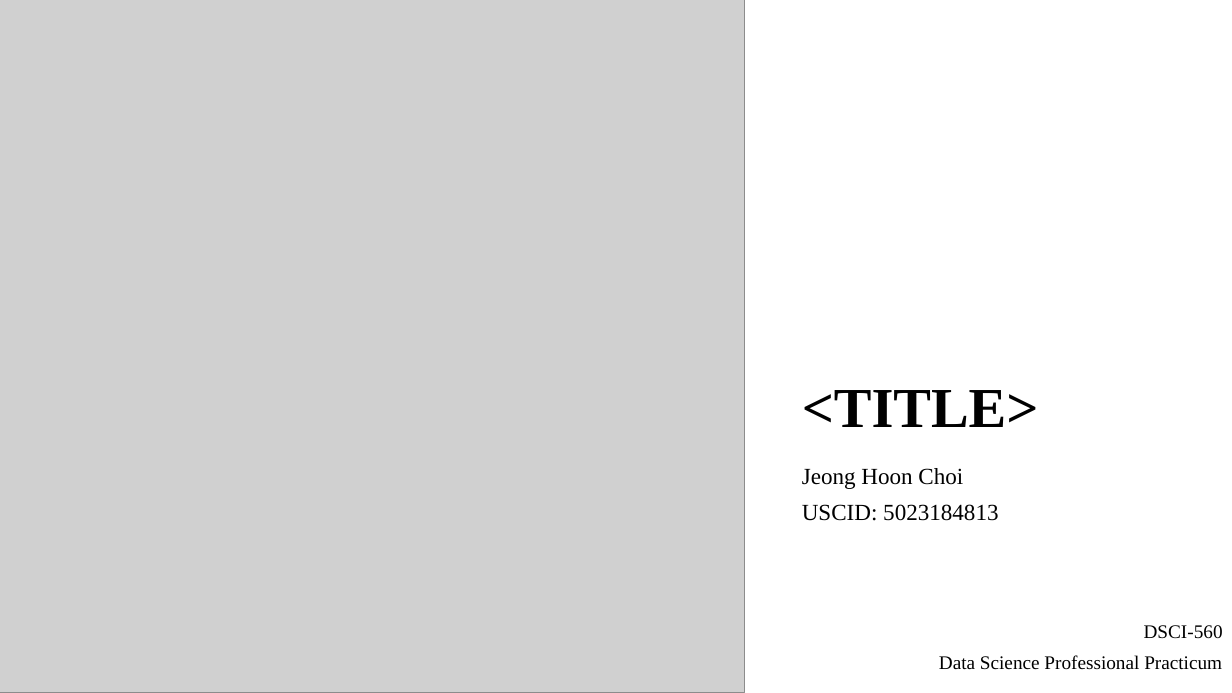
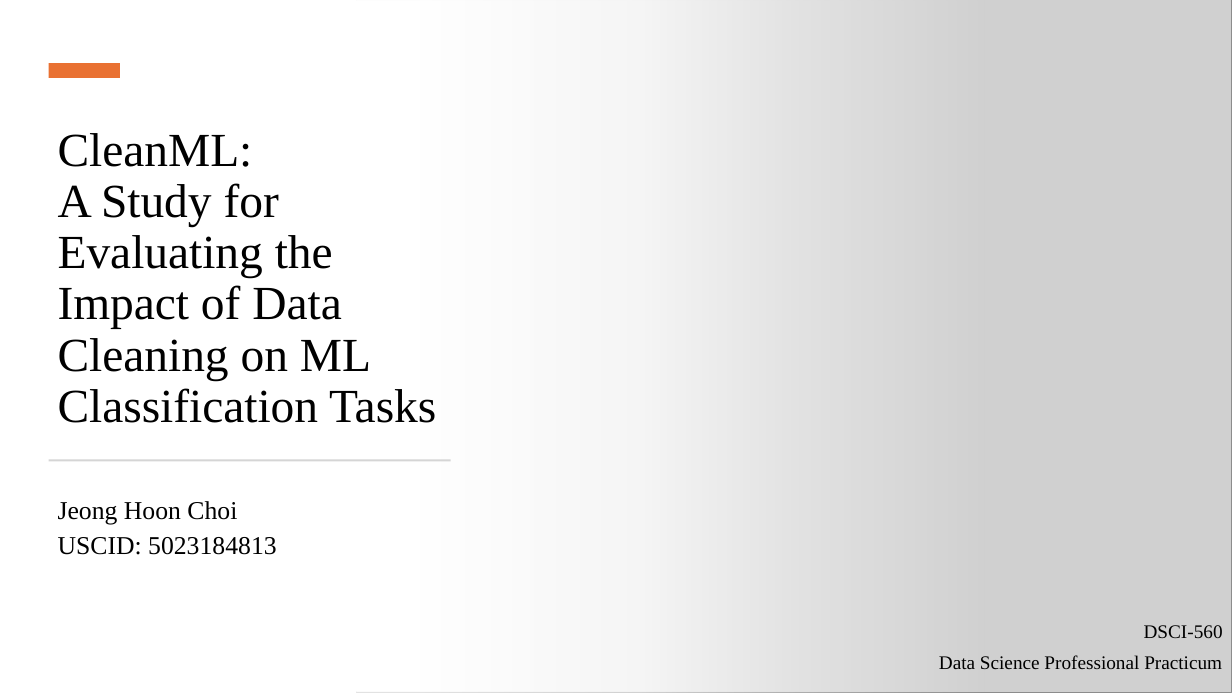
Before and after one commit to csian98/DSCI-560, a slide deck: slide 1 of template/reading.pptx. Drawn at 1232x693 pixels with LibreOffice and Linux fonts; fonts in the diff are those of the drawing; grey boxes stand for pictures. Boxes give left, top, right and bottom in pixels: in the first picture for what was removed or moved away, otherwise in the second. Text is boxed around its words. In the diff, an @@ line names an element or a change of style, - is before the commit and + after.

```diff
--- a/template/reading.pptx
+++ b/template/reading.pptx
@@ rectangle added at (x1=0, y1=0, x2=986, y2=693), fill gradient #FFFFFF @@
@@ picture resized from (x1=0, y1=0, x2=745, y2=693) to (x1=356, y1=0, x2=1232, y2=693) @@
@@ rectangle added at (x1=49, y1=63, x2=120, y2=78), fill #E97132 @@
@@ title added at (x1=58, y1=133, x2=436, y2=423), 37 pt, text #000000 @@
+CleanML:
+A Study for Evaluating the Impact of Data Cleaning on ML Classification Tasks
@@ title removed at (x1=802, y1=390, x2=1039, y2=427) @@
-<TITLE>
@@ rectangle added at (x1=49, y1=459, x2=451, y2=461), fill #D5D5D5 @@
@@ subtitle "Jeong Hoon Choi" moved from (x1=802, y1=468, x2=998, y2=521) to (x1=58, y1=501, x2=277, y2=555) @@
@@ subtitle "Jeong Hoon Choi" at (x1=58, y1=501, x2=277, y2=555): size 18 to 20 pt; line spacing 1 to 0.9 @@
```
Also in this commit, not shown: 1 slide added, 3 slides removed, 3 other files.
